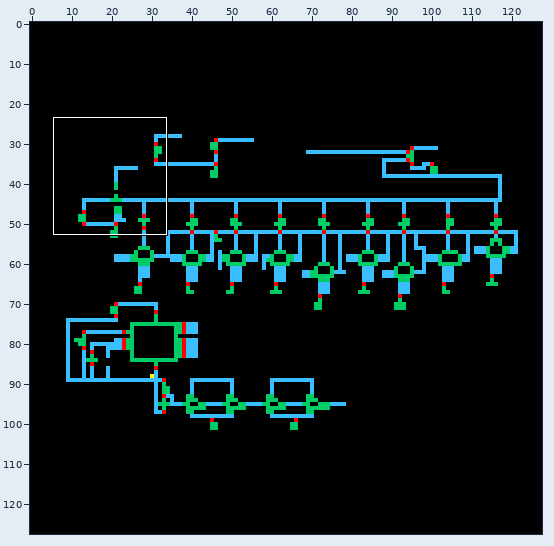
Two versions of one sprite sheet, adc/schematic/thumbnail_128x128.png. The first picture is a wide view before the edit; the outline marks the close-up.
Close-up. Old version:
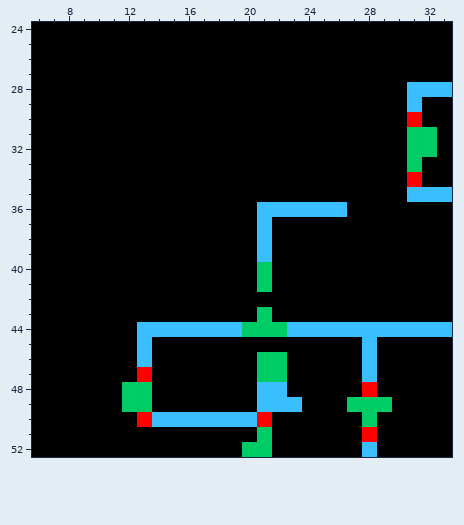
The file is 128x128 pixels. Shown: x 6..33, y 24..52.
After the commit:
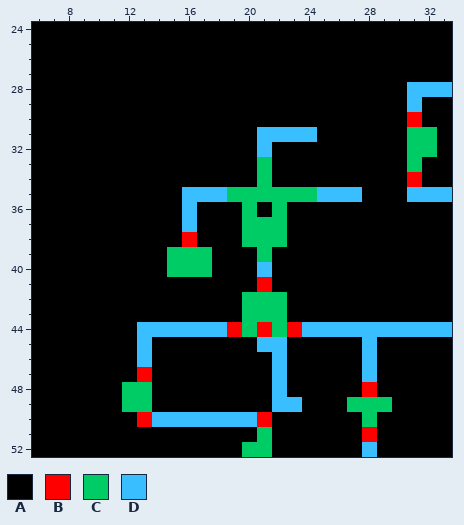
Palette (. is transparent): A #000000  B #ff0000  C #00cc66  D #39bfff
The edit:
Colour C becomes colour A in rows 46 to 47 at x 21.
Colour D becomes colour A in row 36 at x 21 and 23 to 26; in rows 48 to 49 at x 21.
Colour A becomes colour B in row 38 at x 16.
Colour C becomes colour B in row 41 at x 21; in row 44 at x 21.
Colour D becomes colour B in row 44 at x 19 and 23.
Colour A becomes colour C in rows 33 to 34 at x 21; in row 35 at x 19 to 24; in row 36 at x 20; in rows 37 to 38 at x 20 and 22; in rows 39 to 40 at x 15 to 17; in row 42 at x 20 to 22.
Colour A becomes colour C in row 43 at x 20 and 22.
Colour D becomes colour C in row 36 at x 22; in rows 37 to 39 at x 21.
Colour A becomes colour D in row 31 at x 21 to 24; in row 32 at x 21; in row 35 at x 16 to 18 and 25 to 27; in rows 36 to 37 at x 16; in row 45 at x 21 to 22.
Colour C becomes colour D in row 40 at x 21; in rows 46 to 47 at x 22.
Boxes around the changes in both close-ups, in picture pixels (x1, y1, x2, y2):
changed: (167, 127, 362, 412)
